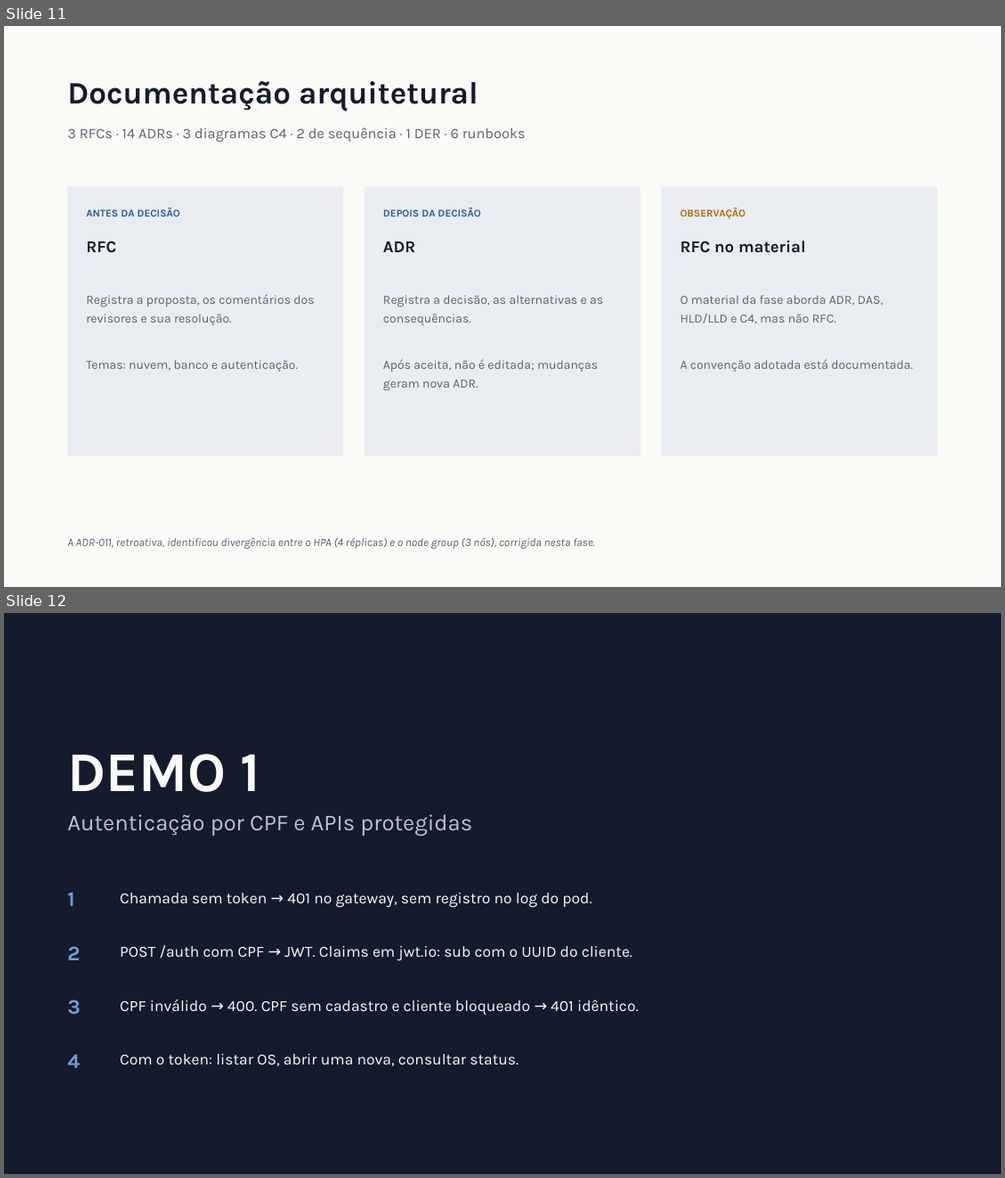
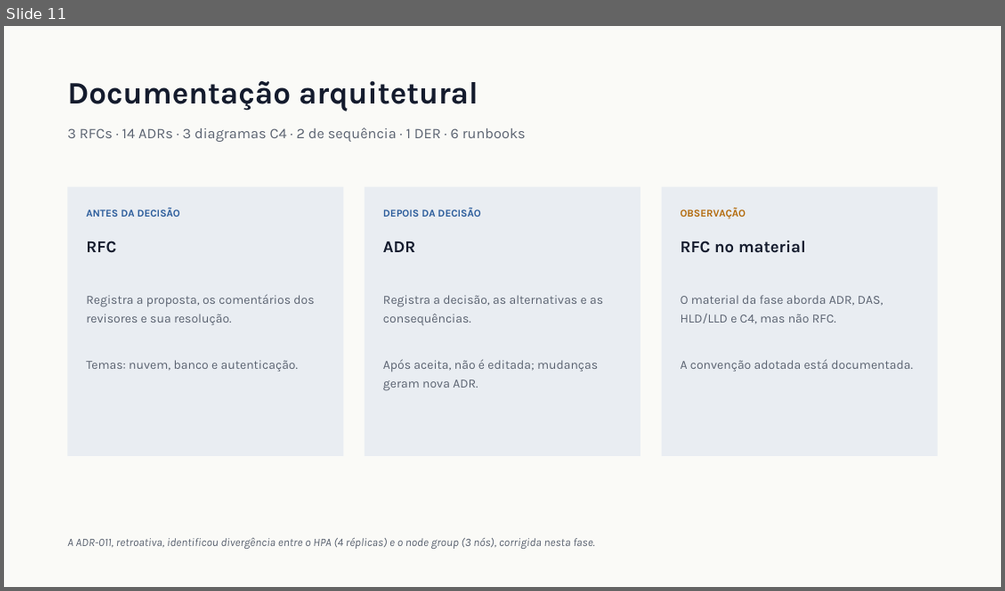
Before and after one commit to Guilherme-Fumagali/tech-challenge-1, a slide deck: docs/tech-challenge-3/apresentacao.pptx. Shown one above the other, each under a label of ours: slides 11 and 12 before the commit, slide 11 after it. The pictures are 1005x1178 and 1005x591 pixels, drawn with LibreOffice and Linux fonts; fonts in the diff are those of the drawing. Boxes give left, top, right and bottom in pixels: in the first picture for what was removed or moved away, otherwise in the second. Text is boxed around its words. In the diff, an @@ line names an element or a change of style, - is before the commit and + after.

Commit message:
docs: present implementation before happy path demo

```diff
--- a/docs/tech-challenge-3/apresentacao.pptx
+++ b/docs/tech-challenge-3/apresentacao.pptx
@@ slide 12 removed at [4, 613, 1001, 1174], background #FFFFFF @@
@@ rectangle removed at [4, 613, 1001, 1174] @@
@@ text removed at [67, 754, 259, 792] @@
-DEMO 1
@@ text removed at [67, 814, 472, 835] @@
-Autenticação por CPF e APIs protegidas
@@ text removed at [67, 892, 74, 906] @@
-1
@@ text removed at [120, 892, 591, 908] @@
-Chamada sem token → 401 no gateway, sem registro no log do pod.
@@ text removed at [67, 946, 80, 960] @@
-2
@@ text removed at [120, 945, 632, 961] @@
-POST /auth com CPF → JWT. Claims em jwt.io: sub com o UUID do cliente.
@@ text removed at [67, 999, 81, 1014] @@
-3
@@ text removed at [120, 999, 639, 1014] @@
-CPF inválido → 400. CPF sem cadastro e cliente bloqueado → 401 idêntico.
@@ text removed at [67, 1054, 80, 1068] @@
-4
@@ text removed at [120, 1054, 518, 1066] @@
-Com o token: listar OS, abrir uma nova, consultar status.
```
Also in this commit, not shown: 1 slide changed, 2 slides added, 1 other slide removed.
